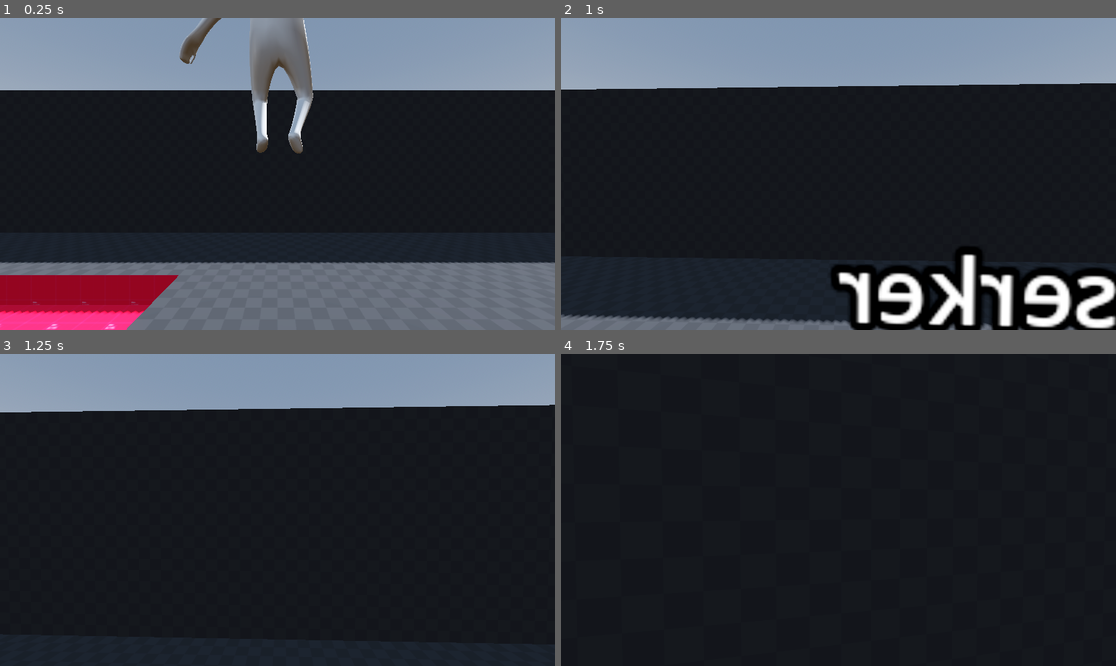
Above: before the commit, frames 1-4 (two rows, left to right).
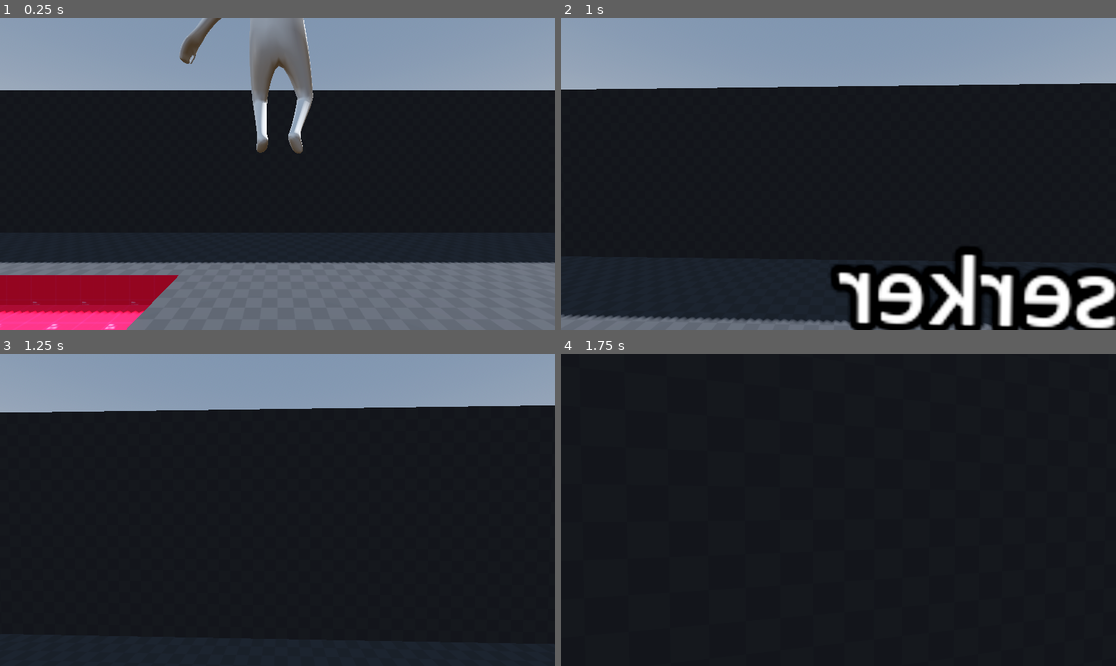
Above: after the commit, the same moments.

Repository: Dempsey845/companion
Game: Godot game, scene res://Scenes/world.tscn
Two runs of this game, one before a commit and one after it. Both use one fixed random seed, a clock stepped at 60 frames per second and the inputs below.
Inputs (mouse positions are in pixels of both pictures, inside the frame that each line leads up to):
- Up to frame 1 (0.25 s): no input
- Up to frame 2 (1 s): move the mouse to (832, 180) at 0.52 s; hold W (move_forward) from 0.53 s (still down); hold Shift (sprint) from 0.53 s (still down); tap Space (jump) at 0.77 s
- Up to frame 3 (1.25 s): keep holding W (move_forward); keep holding Shift (sprint)
- Up to frame 4 (1.75 s): keep holding W (move_forward); move the mouse to (877, 513) at 1.27 s; release Shift (sprint) at 1.28 s; tap Shift (sprint) at 1.35 s; tap Space (jump) at 1.52 s

Frames 1-2 are identical in both runs. In frame 3, less than 0.1% of the frame differs, in the area x 5-100%, y 16-19%; in frame 4, less than 0.1%.

Commit message:
Removed the current combat system.

Diff:
--- a/Entity/NPC/States/npc_attack_state.gd
+++ b/Entity/NPC/States/npc_attack_state.gd
@@ -6,7 +6,6 @@
 @export var target_manager: NPCTargetManager
 @export var combat_data: NPCCombatData
 @export var chase_state: State
-@export var idle_state: State
 
 var attack_cooldown_time: float
 var change_state_independently: bool = true
@@ -27,7 +26,6 @@
 
 func update(delta: float):
 	if target_manager.target == null or not is_instance_valid(target_manager.target):
-		state_machine.change_state(idle_state)
 		return
 
 	attack_cooldown_time -= delta
--- a/Entity/NPC/States/npc_wait_to_attack_state.gd
+++ b/Entity/NPC/States/npc_wait_to_attack_state.gd
@@ -2,23 +2,21 @@
 
 @export var npc: NPC
 @export var target_manager: NPCTargetManager
-@export var combat_manager: NPCCombatManager
+@export var target_search_area: NPCTargetSearchArea
 
 @export var idle_state: State
 
 var min_distance_from_target: float = 6.0
 var min_distance_from_target_sq: float = min_distance_from_target * min_distance_from_target
 
+var combat_update_timer: float
+
 var targets_combat_target: Node3D
 
 func enter():
 	npc.get_node("CombatStatusLabel").text = "Waiting"
 
-	target_manager.target_changed.connect(_on_target_changed)
-
 func update(_delta: float):
-	combat_manager.try_start_combat_with_target()
-
 	var distance_to_target_sq = actor.global_position.distance_squared_to(target_manager.target.global_position)
 
 	if distance_to_target_sq > min_distance_from_target_sq:
@@ -32,9 +30,3 @@
 		actor.move = true
 	else:
 		actor.move = false
-
-func exit():
-	combat_manager.waiting_for_target = false
-
-func _on_target_changed():
-	state_machine.change_state(idle_state)
--- a/Entity/NPC/States/npc_wander_state.gd
+++ b/Entity/NPC/States/npc_wander_state.gd
@@ -13,7 +13,6 @@
 
 @export var target_search_area: NPCTargetSearchArea
 @export var target_manager: NPCTargetManager
-@export var combat_manager: NPCCombatManager
 
 @onready var wait_timer: Timer = $WaitTimer
 @onready var chase_state: Node = $"../ChaseState"
@@ -82,7 +81,6 @@
 
 func _on_target_search_timer_timeout():
 	var closest_target = target_search_area.find_closest_target()
-	if closest_target:
-		target_manager.set_target(closest_target)
-		combat_manager.try_start_combat_with_target()
-		target_search_timer.stop()
+	# if closest_target:
+	# 	target_manager.set_target(closest_target)
+	# 	target_search_timer.stop()
--- a/Entity/NPC/npc_ai.tscn
+++ b/Entity/NPC/npc_ai.tscn
@@ -18,7 +18,6 @@
 [ext_resource type="Resource" uid="uid://c74dvywyw7wyj" path="res://Items/Weapons/Swords/iron_sword.tres" id="11_vasbk"]
 [ext_resource type="Script" uid="uid://blk50mmexxv2" path="res://Entity/NPC/npc_target_search_area.gd" id="12_vasbk"]
 [ext_resource type="Script" uid="uid://bgd86grk1mhfm" path="res://Entity/NPC/States/npc_wait_to_attack_state.gd" id="13_2pdvb"]
-[ext_resource type="Script" uid="uid://tcl4hxfha78v" path="res://Entity/NPC/npc_combat_manager.gd" id="17_uwcyd"]
 [ext_resource type="Script" uid="uid://d106g5h1grs1w" path="res://Component/hurtbox_component.gd" id="18_5jw1p"]
 
 [sub_resource type="StandardMaterial3D" id="StandardMaterial3D_1sih6"]
@@ -45,12 +44,9 @@
 script = ExtResource("1_tifgv")
 jump_velocity = 4.5
 
-[node name="NPCHealthManager" type="Node" parent="." unique_id=124943862 node_paths=PackedStringArray("health", "combat_manager", "state_machine", "retreat_state")]
+[node name="NPCHealthManager" type="Node" parent="." unique_id=124943862 node_paths=PackedStringArray("health")]
 script = ExtResource("2_dfvyj")
 health = NodePath("../Health")
-combat_manager = NodePath("../NPCCombatManager")
-state_machine = NodePath("../StateMachine")
-retreat_state = NodePath("../StateMachine/RetreatState")
 
 [node name="Health" type="Node" parent="." unique_id=1743741218]
 script = ExtResource("2_84n1q")
@@ -89,13 +85,12 @@
 [node name="TargetUpdateTimer" type="Timer" parent="StateMachine/ChaseState" unique_id=1949210494]
 wait_time = 0.2
 
-[node name="AttackState" type="Node" parent="StateMachine" unique_id=781097642 node_paths=PackedStringArray("weapon_manager", "target_manager", "combat_data", "chase_state", "idle_state")]
+[node name="AttackState" type="Node" parent="StateMachine" unique_id=781097642 node_paths=PackedStringArray("weapon_manager", "target_manager", "combat_data", "chase_state")]
 script = ExtResource("8_n2son")
 weapon_manager = NodePath("../../NPCWeaponManager")
 target_manager = NodePath("../../NPCTargetManager")
 combat_data = NodePath("../../NPCCombatData")
 chase_state = NodePath("../ChaseState")
-idle_state = NodePath("../IdleState")
 metadata/_custom_type_script = "uid://b338yemjg6aum"
 
 [node name="RetreatState" type="Node" parent="StateMachine" unique_id=52753964 node_paths=PackedStringArray("target_manager", "chase_state", "idle_state")]
@@ -108,12 +103,11 @@
 [node name="UpdateTimer" type="Timer" parent="StateMachine/RetreatState" unique_id=845221168]
 wait_time = 0.2
 
-[node name="WanderState" type="Node" parent="StateMachine" unique_id=1982750093 node_paths=PackedStringArray("target_search_area", "target_manager", "combat_manager")]
+[node name="WanderState" type="Node" parent="StateMachine" unique_id=1982750093 node_paths=PackedStringArray("target_search_area", "target_manager")]
 script = ExtResource("5_wfllg")
 wander_type = 1
 target_search_area = NodePath("../../TargetSearchArea")
 target_manager = NodePath("../../NPCTargetManager")
-combat_manager = NodePath("../../NPCCombatManager")
 metadata/_custom_type_script = "uid://b338yemjg6aum"
 
 [node name="WaitTimer" type="Timer" parent="StateMachine/WanderState" unique_id=2079812908]
@@ -122,11 +116,11 @@
 
 [node name="TargetSearchTimer" type="Timer" parent="StateMachine/WanderState" unique_id=391780086]
 
-[node name="WaitToAttackState" type="Node" parent="StateMachine" unique_id=1698147330 node_paths=PackedStringArray("npc", "target_manager", "combat_manager", "idle_state")]
+[node name="WaitToAttackState" type="Node" parent="StateMachine" unique_id=1698147330 node_paths=PackedStringArray("npc", "target_manager", "target_search_area", "idle_state")]
 script = ExtResource("13_2pdvb")
 npc = NodePath("../..")
 target_manager = NodePath("../../NPCTargetManager")
-combat_manager = NodePath("../../NPCCombatManager")
+target_search_area = NodePath("../../TargetSearchArea")
 idle_state = NodePath("../IdleState")
 
 [node name="NPCWeaponManager" type="Node" parent="." unique_id=1915033598 node_paths=PackedStringArray("item_manager", "humanoid_skeleton")]
@@ -141,17 +135,6 @@
 
 [node name="ItemUseCooldownTimer" type="Timer" parent="NPCItemManager" unique_id=1081174297]
 one_shot = true
-
-[node name="NPCCombatManager" type="Node" parent="." unique_id=1220938498 node_paths=PackedStringArray("npc", "state_machine", "chase_state", "retreat_state", "wait_to_attack_state", "skeleton", "weapon_manager", "target_manager")]
-script = ExtResource("17_uwcyd")
-npc = NodePath("..")
-state_machine = NodePath("../StateMachine")
-chase_state = NodePath("../StateMachine/ChaseState")
-retreat_state = NodePath("../StateMachine/RetreatState")
-wait_to_attack_state = NodePath("../StateMachine/WaitToAttackState")
-skeleton = NodePath("../HumanoidSkeleton")
-weapon_manager = NodePath("../NPCWeaponManager")
-target_manager = NodePath("../NPCTargetManager")
 
 [node name="NavigationAgent3D" type="NavigationAgent3D" parent="." unique_id=1595698999]
 radius = 1.5
@@ -186,6 +169,7 @@
 collision_mask = 12
 monitorable = false
 script = ExtResource("12_vasbk")
+target_filter = 2
 
 [node name="CollisionShape3D" type="CollisionShape3D" parent="TargetSearchArea" unique_id=1584643819]
 shape = SubResource("SphereShape3D_ppcqs")
--- /dev/null
+++ b/Entity/NPC/npc_combat_agent.tscn
@@ -0,0 +1,44 @@
+[gd_scene format=3 uid="uid://t6l7i71p7q7v"]
+
+[sub_resource type="GDScript" id="GDScript_nsrsn"]
+script/source = "class_name NPCCombatAgent
+extends Node
+
+var npc: NPC
+var defender_npc: NPC
+
+var state_machine: StateMachine
+var chase_state: State
+
+var target_manager: NPCTargetManager
+
+func _ready() -> void:
+	assert(get_parent() is NPC, \"NPC CombatAgent has been added to a non-NPC!\")
+
+	npc = get_parent()
+
+	var defender_agent = npc.get_node_or_null(\"NPCDefenderAgent\")
+	if defender_agent:
+		defender_agent.queue_free()
+
+	defender_npc = target_manager.target
+
+	state_machine = npc.state_machine
+
+	chase_state = state_machine.get_node(\"ChaseState\")
+
+	var attack_state = state_machine.get_node(\"AttackState\")
+	attack_state.change_state_independently = false
+
+	# For testing only
+	npc.get_node(\"CombatStatusLabel\").text = \"Attacker\"
+	defender_npc.get_node(\"CombatStatusLabel\").text = \"Defender\"
+
+	state_machine.change_state.call_deferred(chase_state)
+
+func _on_defender_retreat():
+	state_machine.change_state(chase_state)
+"
+
+[node name="NPCCombatAgent" type="Node" unique_id=1579444220]
+script = SubResource("GDScript_nsrsn")
--- a/Entity/NPC/npc_combat_manager.gd
+++ /dev/null
@@ -1,99 +0,0 @@
-class_name NPCCombatManager
-extends Node
-
-@export var npc: NPC
-
-@export var state_machine: StateMachine
-@export var chase_state: State
-@export var retreat_state: State
-@export var wait_to_attack_state: State
-
-@export var skeleton: HumanoidSkeleton
-@export var weapon_manager: NPCWeaponManager
-@export var target_manager: NPCTargetManager
-
-var is_weapon_sheathed: bool = true
-
-var combat_target: Node3D
-var target_combat_manager: NPCCombatManager
-
-var waiting_for_target: bool
-
-func try_start_combat_with_target():
-	if target_manager.target == null:
-		return
-
-	var target = target_manager.target
-
-	# already engaged with this target
-	if combat_target and target == combat_target:
-		return
-
-	if target is NPC:
-		var other: NPCCombatManager = target.get_node("NPCCombatManager")
-
-		if other.is_in_combat() and other.combat_target != npc:
-			if not waiting_for_target:
-				state_machine.change_state(wait_to_attack_state)
-				waiting_for_target = true
-			return
-
-		target_combat_manager = other
-
-	state_machine.change_state(chase_state)
-
-	combat_target = target
-
-	var target_health: Health = target.get_node("Health")
-	target_health.death.connect(_on_target_death)
-
-	print("Combat started")
-	withdraw_weapon()
-
-
-func stop_combat():
-	target_combat_manager = null
-	combat_target = null
-
-	print("Combat stopped")
-
-	_sheath_weapon()
-
-
-func can_attack() -> bool:
-	return not is_weapon_sheathed
-
-
-func withdraw_weapon():
-	if not is_weapon_sheathed:
-		return
-
-	is_weapon_sheathed = false
-	skeleton.play_upper_body_animation("Sheath", 1.2)
-
-	await get_tree().create_timer(0.5).timeout
-	if not is_instance_valid(self):
-		return
-
-	weapon_manager.item_manager.requip_current_item(NPCItemManager.ItemSlot.RightHand)
-
-
-func _sheath_weapon():
-	if is_weapon_sheathed:
-		return
-
-	is_weapon_sheathed = true
-	skeleton.play_upper_body_animation("Sheath", 1.2)
-
-	await get_tree().create_timer(0.5).timeout
-	if not is_instance_valid(self):
-		return
-
-	weapon_manager.item_manager.requip_current_item(NPCItemManager.ItemSlot.Back)
-
-
-func is_in_combat() -> bool:
-	return combat_target != null
-
-func _on_target_death():
-	stop_combat()
--- /dev/null
+++ b/Entity/NPC/npc_defender_agent.tscn
@@ -0,0 +1,44 @@
+[gd_scene format=3 uid="uid://doly0bktw68sy"]
+
+[sub_resource type="GDScript" id="GDScript_7sibr"]
+script/source = "class_name NPCDefenderAgent
+extends Node
+
+var npc: NPC
+var state_machine: StateMachine
+
+var retreat_state: State
+var attack_state: State
+
+var has_attack_started: bool
+var attack_time: float
+
+var retreat_time: float = 3.0
+
+func _ready():
+    npc = get_parent()
+    state_machine = npc.state_machine
+
+    retreat_state = state_machine.get_node(\"RetreatState\")
+
+    attack_state = state_machine.get_node(\"AttackState\")
+    attack_state.change_state_independently = false
+    attack_state.attack_started.connect(_on_attack_started)
+
+    state_machine.change_state.call_deferred(retreat_state)
+
+func _process(delta: float):
+    if has_attack_started:
+        attack_time += delta
+
+        if attack_time > retreat_time:
+            attack_time = 0.0
+            has_attack_started = false
+
+            state_machine.change_state(retreat_state)
+
+func _on_attack_started():
+    has_attack_started = true"
+
+[node name="NPCDefenderAgent" type="Node" unique_id=8886632]
+script = SubResource("GDScript_7sibr")
--- a/Entity/NPC/npc_health_manager.gd
+++ b/Entity/NPC/npc_health_manager.gd
@@ -2,18 +2,9 @@
 
 @export var health: Health
 
-@export var combat_manager: NPCCombatManager
-@export var state_machine: StateMachine
-@export var retreat_state: State
-
 func _ready() -> void:
 	health.death.connect(_on_npc_died)
-	health.damage_taken.connect(_on_npc_damage_taken)
 
 func _on_npc_died():
 	print("NPC DIED")
 	get_parent().queue_free()
-
-func _on_npc_damage_taken(_damage_amount: int):
-	if health.current_heatlh < float(health.max_health) / 2 and combat_manager.is_in_combat():
-		state_machine.change_state(retreat_state)
--- a/Entity/NPC/npc_target_manager.gd
+++ b/Entity/NPC/npc_target_manager.gd
@@ -1,7 +1,5 @@
 class_name NPCTargetManager
 extends Node
-
-signal target_changed
 
 @export var npc: NPC
 
@@ -11,7 +9,6 @@
 		return _target
 	set(value):
 		_target = value
-		target_changed.emit()
 
 var target_time: float
 
--- a/Scenes/world.tscn
+++ b/Scenes/world.tscn
@@ -6,7 +6,6 @@
 [ext_resource type="PackedScene" uid="uid://bnv8sb0jefmtj" path="res://Entity/NPC/npc_ai.tscn" id="4_8j60k"]
 [ext_resource type="Script" uid="uid://b4r82gll5mico" path="res://Singleton/points_of_interest.gd" id="5_5ukr8"]
 [ext_resource type="Script" uid="uid://dsnnflyfh225g" path="res://Entity/NPC/point_of_interest.gd" id="5_fo5ed"]
-[ext_resource type="Script" uid="uid://bkmgubapa0ufk" path="res://Managers/npc_manager.gd" id="7_o06y3"]
 
 [sub_resource type="ProceduralSkyMaterial" id="ProceduralSkyMaterial_a02cp"]
 sky_horizon_color = Color(0.66224277, 0.6717428, 0.6867428, 1)
@@ -27,9 +26,6 @@
 agent_radius = 1.0
 
 [node name="World" type="Node3D" unique_id=1436973986]
-
-[node name="NPCManager" type="Node" parent="." unique_id=1106848414]
-script = ExtResource("7_o06y3")
 
 [node name="DirectionalLight3D" type="DirectionalLight3D" parent="." unique_id=1134517119]
 transform = Transform3D(-0.8660254, -0.43301278, 0.25, 0, 0.49999997, 0.86602545, -0.50000006, 0.75, -0.43301266, 0, 0, 0)
Not shown, removed: Entity/NPC/npc_combat_manager.gd.uid
